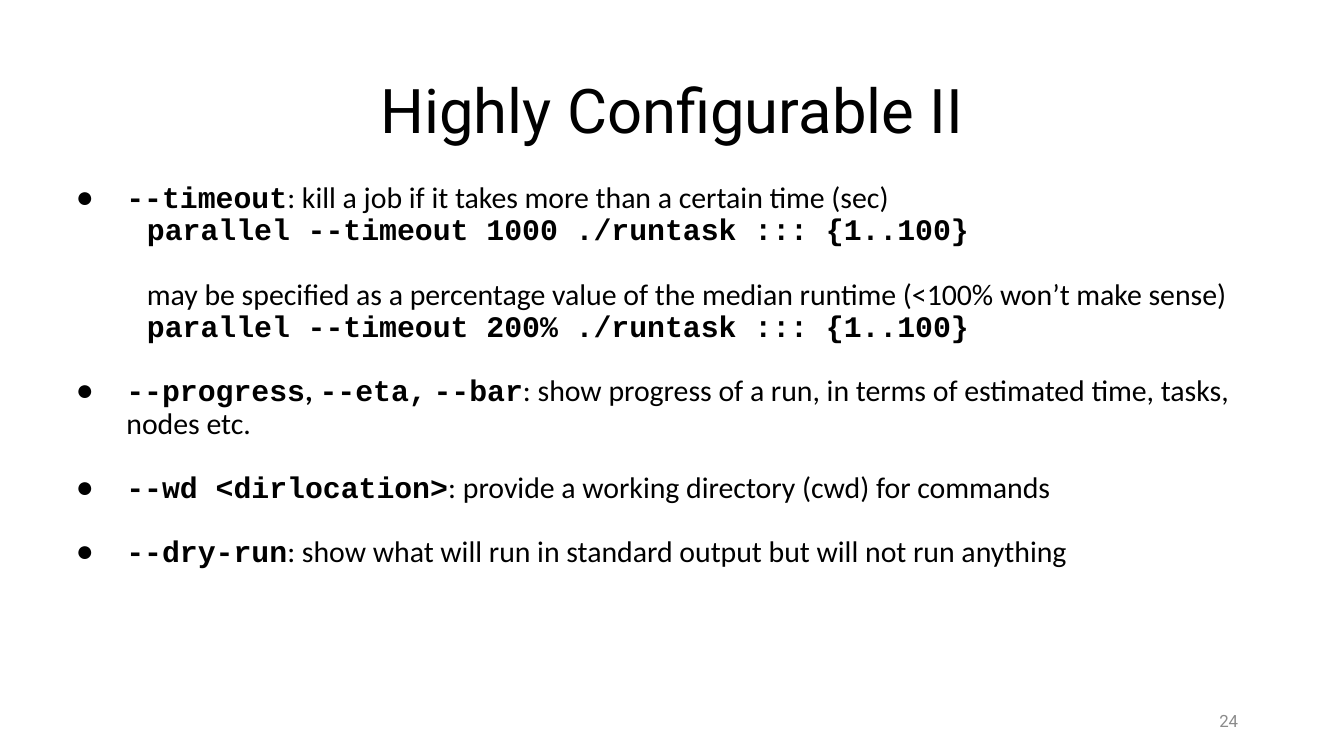
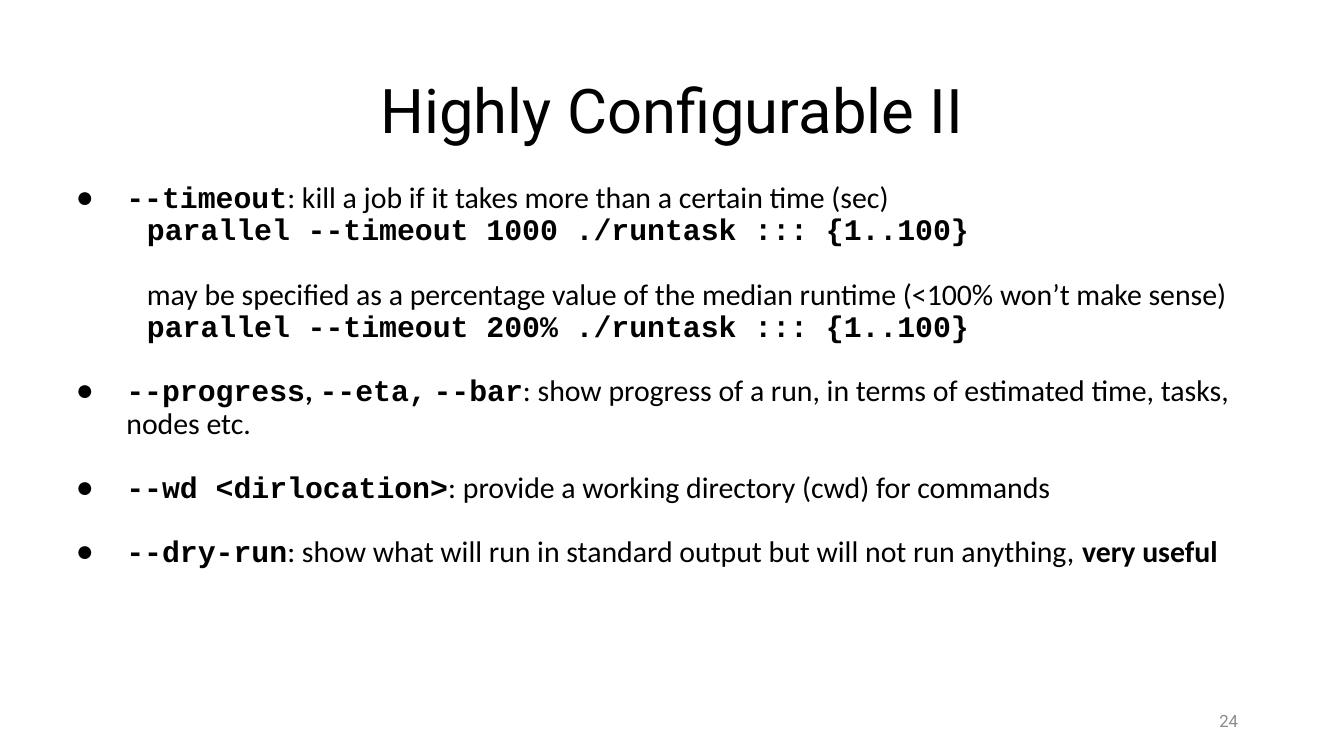
Before and after one commit to ketancmaheshwari/escience23tut, a slide deck: slide 24 of gnu-parallel-tutorial.pptx. Drawn at 1344x756 pixels with LibreOffice and Linux fonts; fonts in the diff are those of the drawing. Boxes give left, top, right and bottom in pixels: in the first picture for what was removed or moved away, otherwise in the second. Text is boxed around its words. In the diff, an @@ line names an element or a change of style, - is before the commit and + after.

```diff
--- a/gnu-parallel-tutorial.pptx
+++ b/gnu-parallel-tutorial.pptx
@@ text at (x1=126, y1=541, x2=1217, y2=569): text changed @@
-● --dry-run: show what will run in standard output but will not run anything
+● --dry-run: show what will run in standard output but will not run anything, very useful
```
Also in this commit, not shown: 27 other slides changed, 1 other file.
